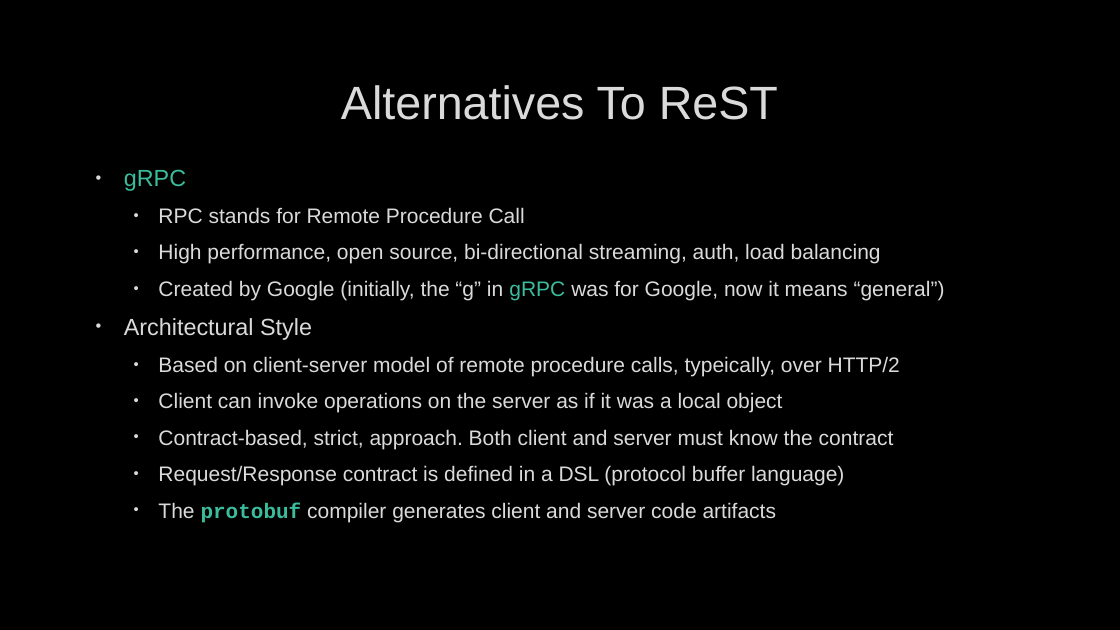
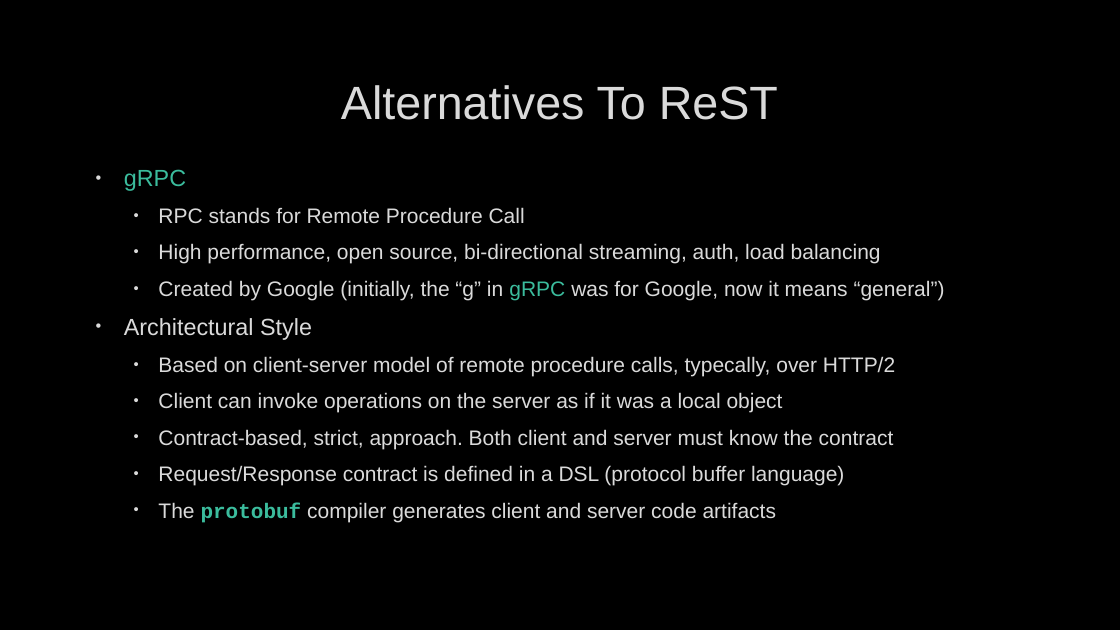
Before and after one commit to anibalvelarde/api-workshop, a slide deck: slide 10 of zzz-additional-documentation/Rest-Api-Design-Build-Run-Day-1.pptx. Drawn at 1120x630 pixels with LibreOffice and Linux fonts; fonts in the diff are those of the drawing; background and template pictures are left out. Boxes give left, top, right and bottom in pixels: in the first picture for what was removed or moved away, otherwise in the second. Text is boxed around its words. In the diff, an @@ line names an element or a change of style, - is before the commit and + after.

```diff
--- a/zzz-additional-documentation/Rest-Api-Design-Build-Run-Day-1.pptx
+++ b/zzz-additional-documentation/Rest-Api-Design-Build-Run-Day-1.pptx
@@ text at [158,356,895,376]: text changed @@
-  • Based on client-server model of remote procedure calls, typeically, over HTTP/2
+  • Based on client-server model of remote procedure calls, typecally, over HTTP/2
```
Also in this commit, not shown: 1 other file.
